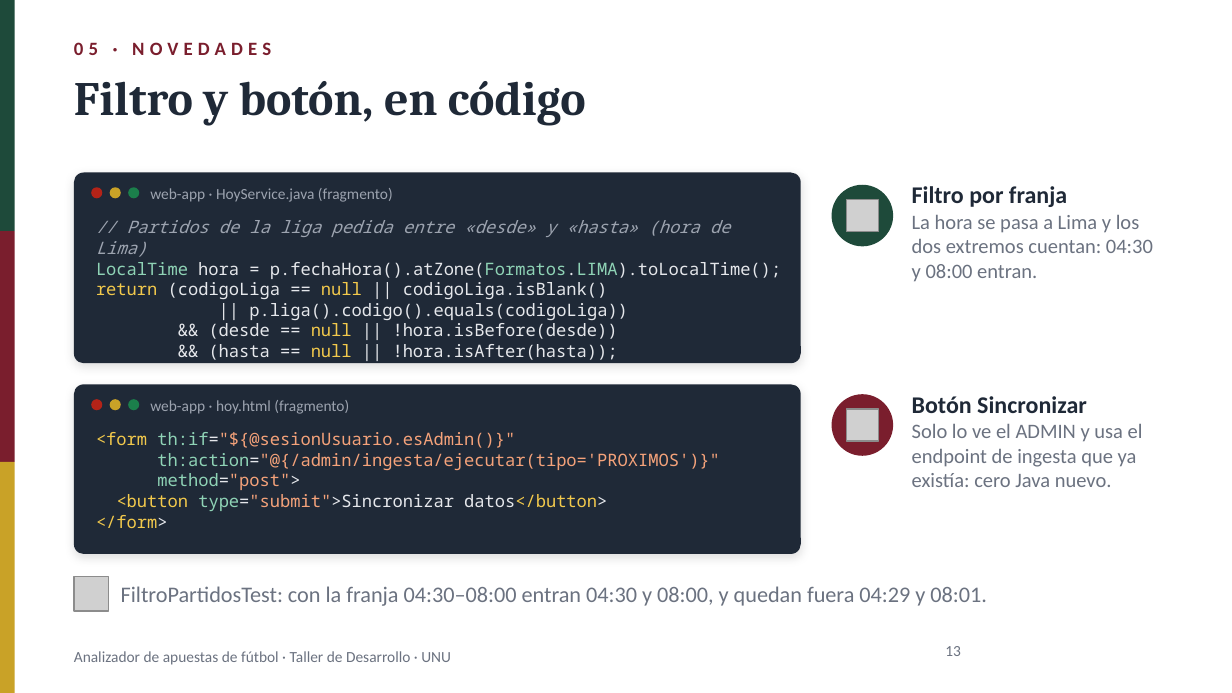
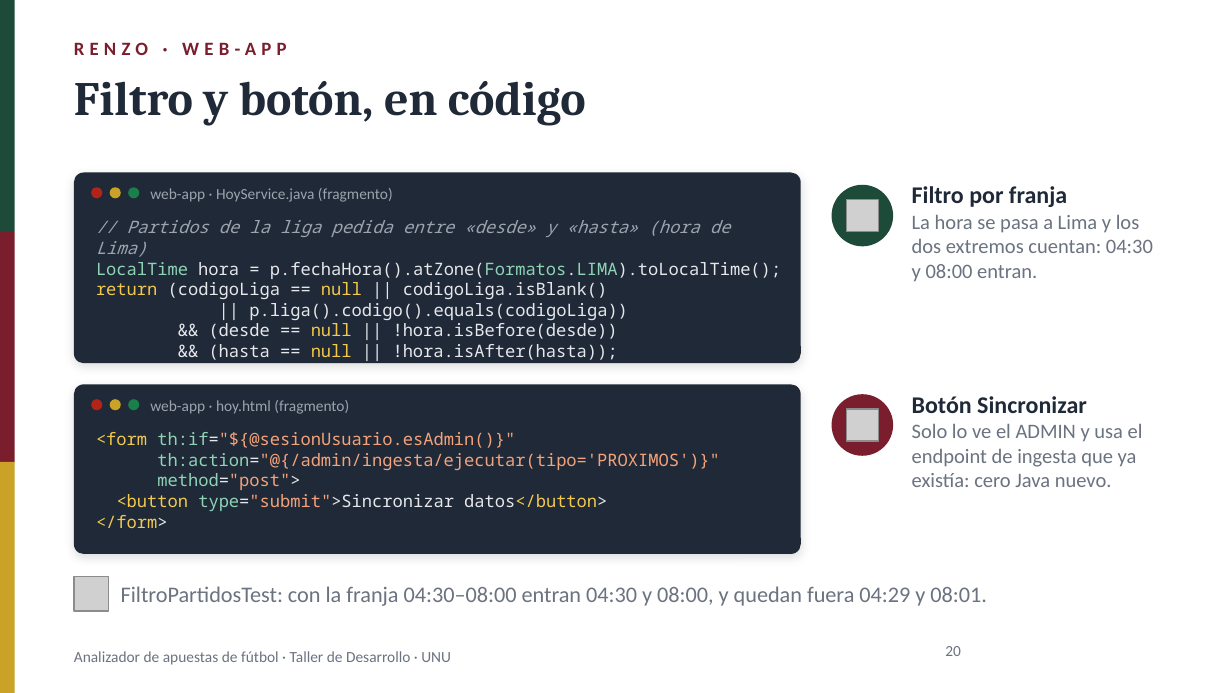
Before and after one commit to Renindstone/app-apuestas-universidad, a slide deck: slide 20 of docs/PresentacionApuestas_2nov2026.pptx (slide 13 before the commit). Drawn at 1232x693 pixels with LibreOffice and Linux fonts; fonts in the diff are those of the drawing; grey boxes stand for pictures; background and template pictures are left out. Boxes give left, top, right and bottom in pixels: in the first picture for what was removed or moved away, otherwise in the second. Text is boxed around its words. In the diff, an @@ line names an element or a change of style, - is before the commit and + after.

```diff
--- a/docs/PresentacionApuestas_2nov2026.pptx
+++ b/docs/PresentacionApuestas_2nov2026.pptx
@@ text at bbox=[74, 42, 286, 55]: text changed @@
-05 · NOVEDADES
+RENZO · WEB-APP
@@ page number at bbox=[945, 646, 961, 656]: text changed @@
-13
+20
```
Also in this commit, not shown: 15 other slides changed, 8 slides added, 1 slide removed, 3 other files.
